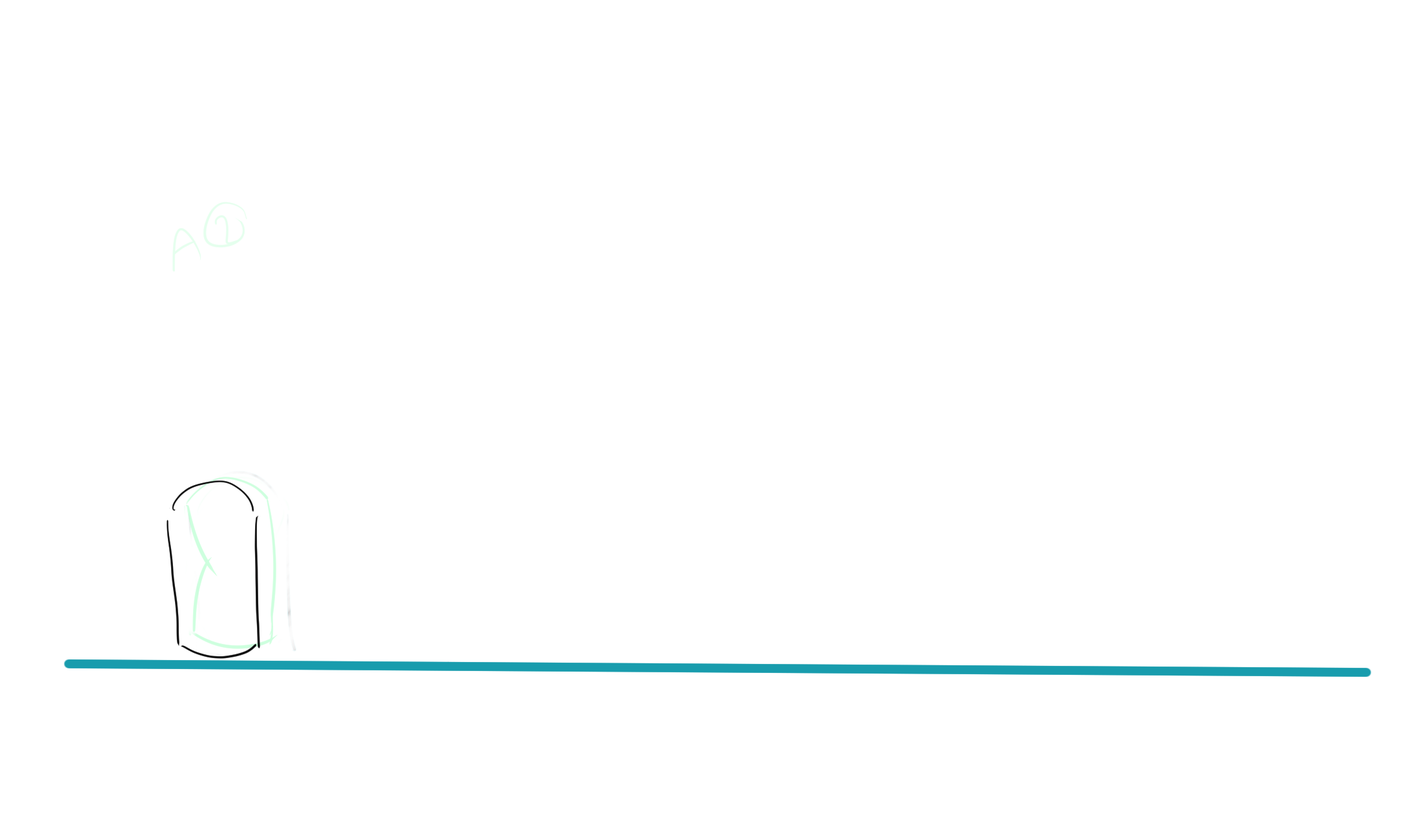
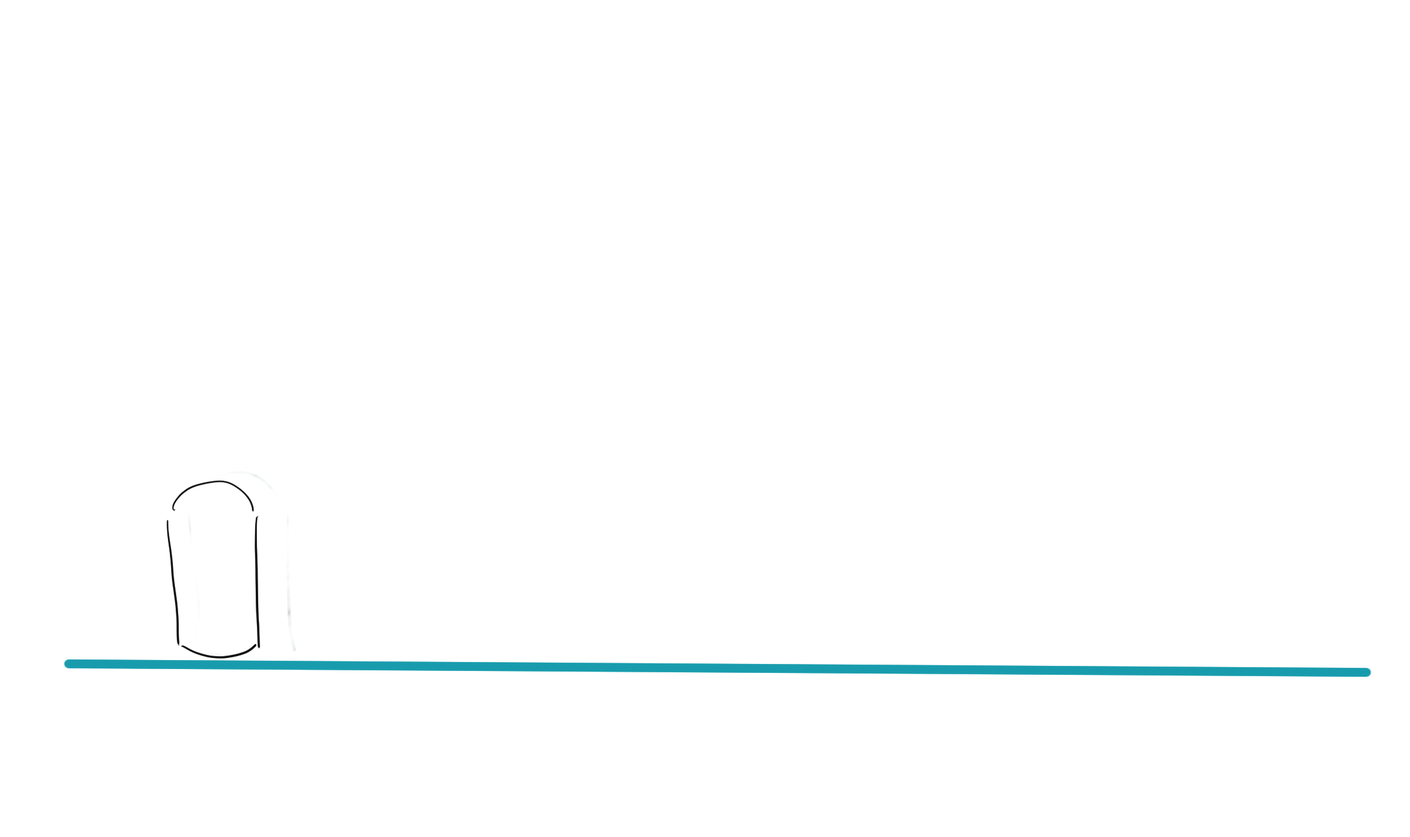
Before/after of a 1410x837 layered artwork. What changed in the layer stack:
pixels changed over [172, 201, 290, 649] (layer not identified)
